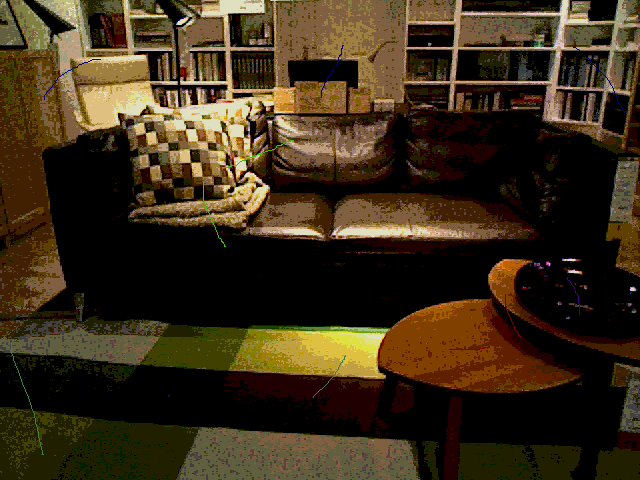
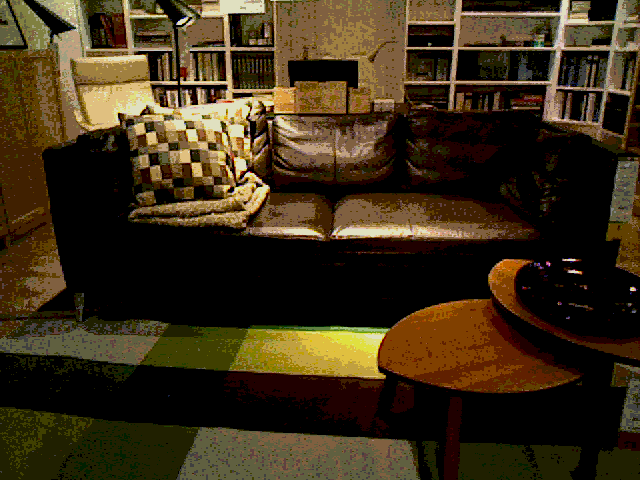
Comparing the layer stacks of the two 640 x 480 images. Changes:
removed layer "Layer #1" over [11, 45, 625, 455]
